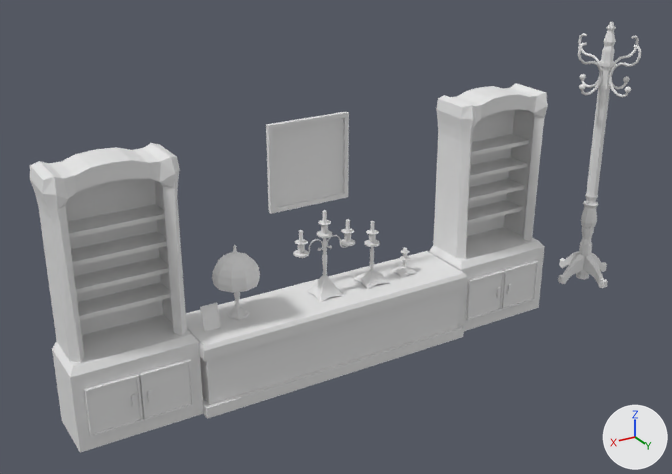
The Blender file Arte/Escenario/Modelo3D/Escenario.blend as it was, and as the next commit left it.
Camera for both pictures: a 50 mm camera at (92.5, 75.3, 96.1) aimed at (6.0, -68.8, 24.0). The axes (+X, +Y, +Z) are drawn at lower right. The lights are the same throughout.

In view in the first picture: 'Campana', 'Cuadro', 'Mueble_entre_estanteias', 'Parte de atras estanteria_2', 'Parte de atras estanteria_2.001', 'Perchero_LowPoly', 'Vela', 'Vela_Dcha'.
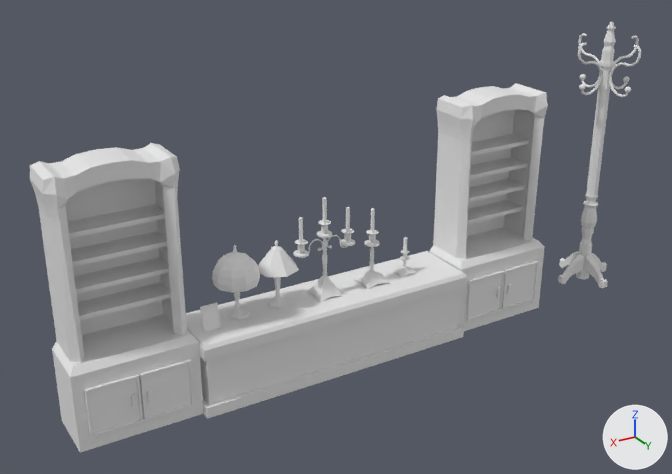
Where the newer file only moved an object's origin or applied its transform, the numbers keep the older frame.

What changed in the scene script:
```text
Change me_cylinder_010:
    where me_cylinder_010.from_pydata(...)  # 28 vertices, 23 faces; spans x -0.33..0.33, y -0.31..0.34, z -1.0..1.32
    used by ob_vela_izda; location = (15.9, -65.1, 27.6); scale = (1.16, 1.16, 1.16)
    me_cylinder_010 part 1: all 21 vertices in x -0.33..0.33, y -0.31..0.34, z 1.0..1.32 are moved by (0.0, 0.0, 2.24)
Add me_cone:
    me_cone.from_pydata(...)  # 15 vertices, 14 faces; spans x -1.67..1.67, y -1.55..1.72, z -0.45..1.23
Add me_cylinder_011:
    me_cylinder_011.from_pydata(...)  # 72 vertices, 66 faces; spans x -3.34..3.31, y -3.35..3.11, z -1.21..3.55
Add me_cylinder_015:
    me_cylinder_015.from_pydata(...)  # 96 vertices, 89 faces; spans x -6.4..6.7, y -6.6..6.1, z -22.0..4.8
Change ob_cuadro:
    add ob_cuadro.hide_set(True)
Add ob_cone:
    ob_cone = bpy.data.objects.new('Cone', me_cone)
    ob_cone.location = (20.6, -65.9, 23.0)
    ob_cone.rotation_euler = (0.0, 0.0, -0.0396)  # degrees (0, 0, -2.3)
    ob_cone.scale = (2.45, 2.45, 2.45)
Add ob_parte_top_001:
    ob_parte_top_001 = bpy.data.objects.new('Parte_Top.001', me_cylinder_011)
    ob_parte_top_001.location = (20.6, -66.0, 26.4)
    ob_parte_top_001.rotation_euler = (0.0, 0.0, 1.221)  # degrees (0, 0, 70)
    ob_parte_top_001.scale = (0.315, 0.315, 0.315)
Add ob_base_004:
    ob_base_004 = bpy.data.objects.new('Base.004', me_cylinder_015)
    ob_base_004.location = (20.6, -66.0, 21.3)
    ob_base_004.rotation_euler = (0.0, 0.0, 1.679)  # degrees (0, 0, 96)
    ob_base_004.scale = (0.315, 0.315, 0.315)
```

Pixel boxes [x1, y1, x2, y2] of what changed, in the pictures (672 x 474 px; the box of a moved part takes in the faces that stretch with it):
'Cuadro', hidden: before [266, 111, 349, 214]
'Cone', added: after [258, 248, 299, 277]
'Base.004', added: after [267, 277, 289, 309]
'Vela', reshaped: before [323, 210, 327, 223]; after [322, 197, 327, 223]
'Vela_Izda', reshaped (93% taller): before [299, 230, 303, 243]; after [299, 217, 303, 243]
'Vela.001', reshaped (100% taller): before [370, 221, 375, 233]; after [370, 208, 375, 233]
'Parte_Top.001', added: after [271, 240, 282, 250]
part 1 of me_cylinder_010, moved or reshaped: before [299, 210, 375, 235]; after [299, 197, 375, 235]
